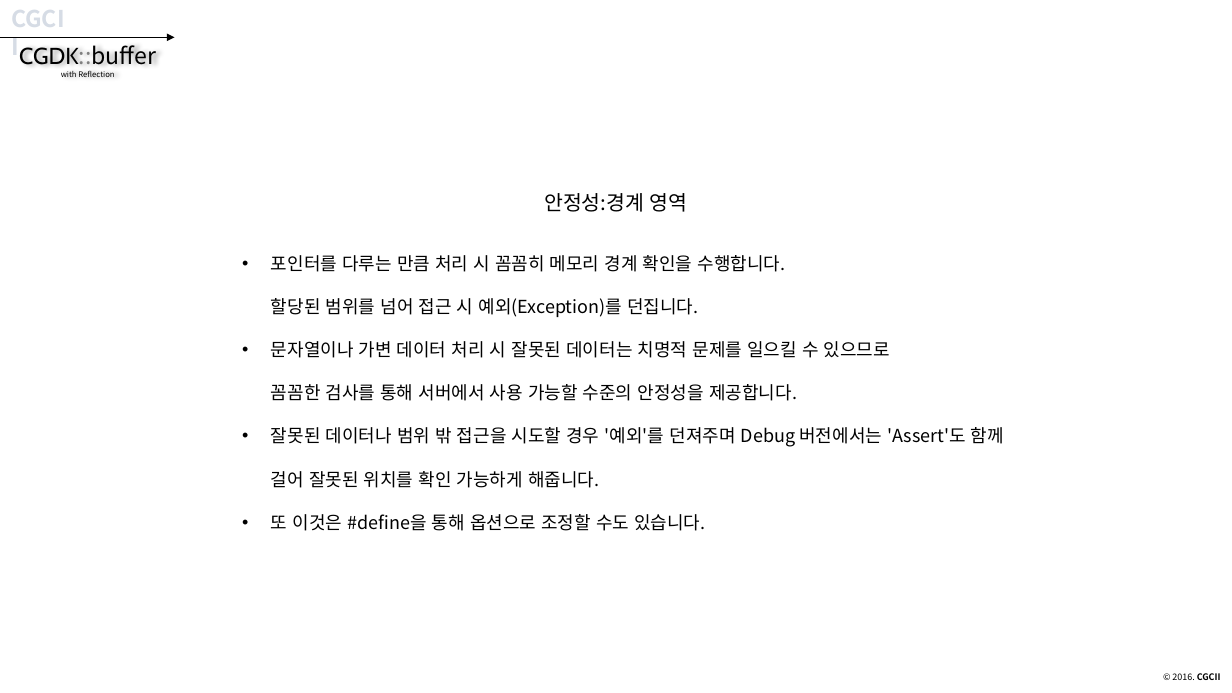
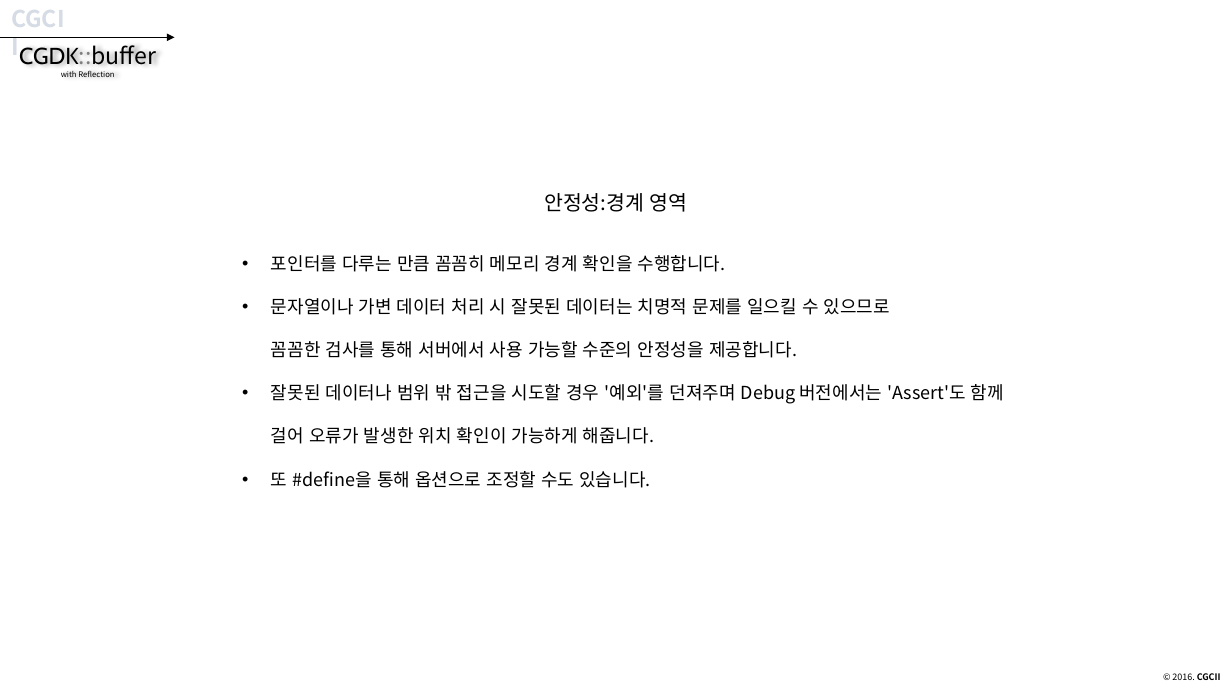
Before and after one commit to CGLabs/CGDK.buffer, a slide deck: slide 53 of C++/document/intruduce_CGDK.buffer.pptx. Drawn at 1232x693 pixels with LibreOffice and Linux fonts; fonts in the diff are those of the drawing. Boxes give left, top, right and bottom in pixels: in the first picture for what was removed or moved away, otherwise in the second. Text is boxed around its words. In the diff, an @@ line names an element or a change of style, - is before the commit and + after.

```diff
--- a/C++/document/intruduce_CGDK.buffer.pptx
+++ b/C++/document/intruduce_CGDK.buffer.pptx
@@ text at [271, 255, 726, 272]: text changed @@
-• 포인터를 다루는 만큼 처리 시 꼼꼼히 메모리 경계 확인을 수행합니다.
-  할당된 범위를 넘어 접근 시 예외(Exception)를 던집니다.
+• 포인터를 다루는 만큼 꼼꼼히 메모리 경계 확인을 수행합니다.
@@ text at [271, 384, 1004, 488]: text changed @@
-• 잘못된 데이터나 범위 밖 접근을 시도할 경우 '예외'를 던져주며 Debug 버전에서는 'Assert'도 함께 걸어 잘못된 위치를 확인 가능하게 해줍니다.
-• 또 이것은 #define을 통해 옵션으로 조정할 수도 있습니다.
+• 잘못된 데이터나 범위 밖 접근을 시도할 경우 '예외'를 던져주며 Debug 버전에서는 'Assert'도 함께 걸어 오류가 발생한 위치 확인이 가능하게 해줍니다.
+• 또 #define을 통해 옵션으로 조정할 수도 있습니다.
```
Also in this commit, not shown: 30 other slides changed.
